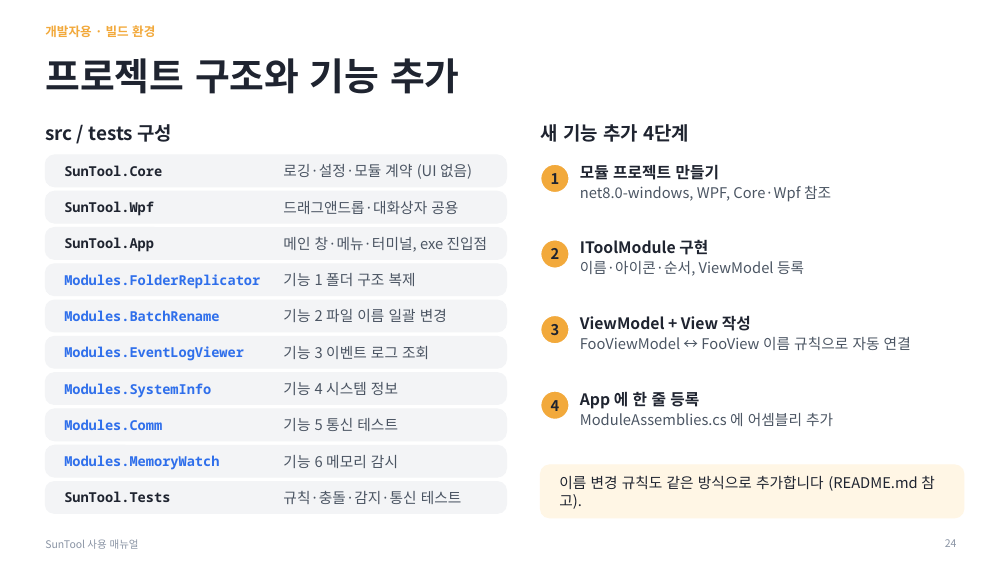
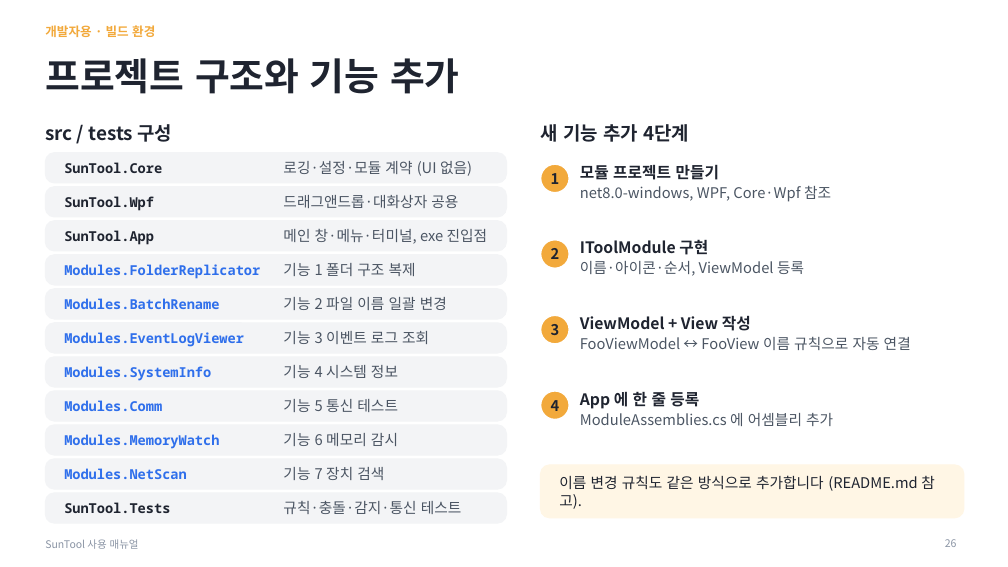
Before and after one commit to MiniSG/SunTool, a slide deck: slide 26 of docs/SunTool_사용매뉴얼.pptx (slide 24 before the commit). Drawn at 1008x567 pixels with LibreOffice and Linux fonts; fonts in the diff are those of the drawing. Boxes give left, top, right and bottom in pixels: in the first picture for what was removed or moved away, otherwise in the second. Text is boxed around its words. In the diff, an @@ line names an element or a change of style, - is before the commit and + after.

```diff
--- a/docs/SunTool_사용매뉴얼.pptx
+++ b/docs/SunTool_사용매뉴얼.pptx
@@ rounded rectangle: place and size @@
-rounded rectangle at [45, 155, 507, 187]
+rounded rectangle at [45, 153, 507, 183]
@@ 4 texts, 2 rounded rectangles: place and size @@
-4 texts, 2 rounded rectangles at [45, 191, 507, 259]
+4 texts, 2 rounded rectangles at [45, 187, 507, 251]
@@ 4 texts, 2 rounded rectangles: place and size @@
-4 texts, 2 rounded rectangles at [45, 264, 507, 332]
+4 texts, 2 rounded rectangles at [45, 255, 507, 319]
@@ 4 texts, 2 rounded rectangles: place and size @@
-4 texts, 2 rounded rectangles at [45, 337, 507, 405]
+4 texts, 2 rounded rectangles at [45, 323, 507, 387]
@@ proportions changed in 10 elements at [45, 153, 507, 183], [45, 187, 507, 217], [45, 221, 507, 251], [45, 255, 507, 285], [45, 493, 507, 523], [45, 289, 507, 319], [45, 459, 507, 489], [45, 323, 507, 353], [45, 425, 507, 455], [45, 357, 507, 387] @@
@@ rounded rectangle added at [45, 391, 507, 421], fill #F3F4F6, outline #F3F4F6 1 pt @@
@@ rounded rectangle: place and size @@
-rounded rectangle at [45, 409, 507, 441]
+rounded rectangle at [45, 425, 507, 455]
@@ 4 texts: place and size @@
-4 texts at [64, 418, 398, 470]
+4 texts at [64, 399, 398, 449]
@@ rounded rectangle: place and size @@
-rounded rectangle at [45, 445, 507, 477]
+rounded rectangle at [45, 459, 507, 489]
@@ text added at [64, 468, 187, 479], 13 pt, text #2F6FEB, bold @@
+Modules.NetScan
@@ text added at [283, 467, 384, 480], 14 pt, text #4B5563 @@
+기능 7 장치 검색
@@ 2 texts, 1 rounded rectangle: place and size @@
-2 texts, 1 rounded rectangle at [45, 482, 507, 513]
+2 texts, 1 rounded rectangle at [45, 493, 507, 523]
@@ page number at [945, 539, 957, 547]: text changed @@
-24
+26
```
Also in this commit, not shown: 12 other slides changed, 2 slides added, 4 other files.
